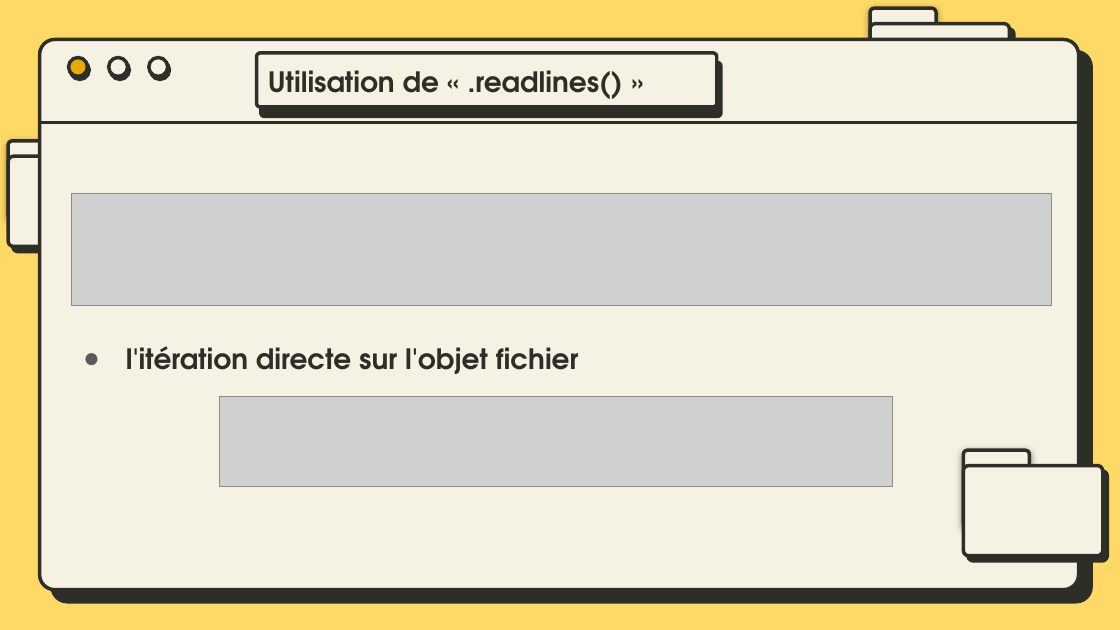
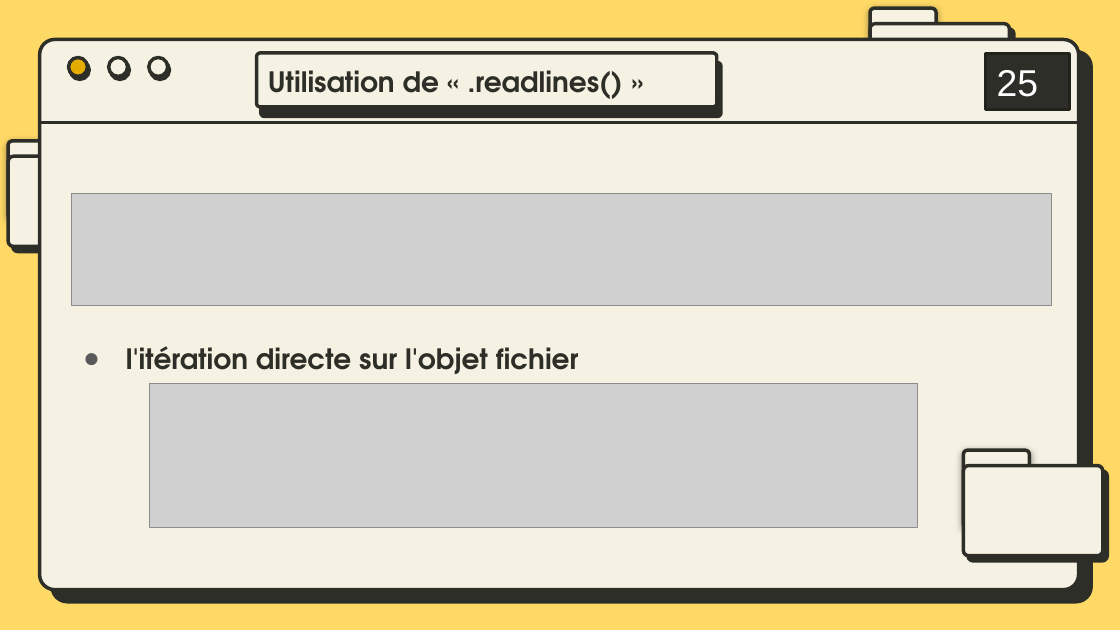
Before and after one commit to bydevmar/Master_MASD_FPO, a slide deck: slide 26 of SEMESTER 1/Modélisation avec Python/G- Fichiers/Manipulation des Fichiers.pptx. Drawn at 1120x630 pixels with LibreOffice and Linux fonts; fonts in the diff are those of the drawing; grey boxes stand for pictures. Boxes give left, top, right and bottom in pixels: in the first picture for what was removed or moved away, otherwise in the second. Text is boxed around its words. In the diff, an @@ line names an element or a change of style, - is before the commit and + after.

```diff
--- a/SEMESTER 1/Modélisation avec Python/G- Fichiers/Manipulation des Fichiers.pptx
+++ b/SEMESTER 1/Modélisation avec Python/G- Fichiers/Manipulation des Fichiers.pptx
@@ rectangle added at [986,54,1070,110], fill #2D2E27, outline #21221D 2 pt, 24 pt, text #FFFFFF @@
+25
@@ picture: place and size @@
-picture at [220,396,893,486]
+picture at [149,384,917,528]
```
Also in this commit, not shown: 34 other slides changed, 5 other files.
